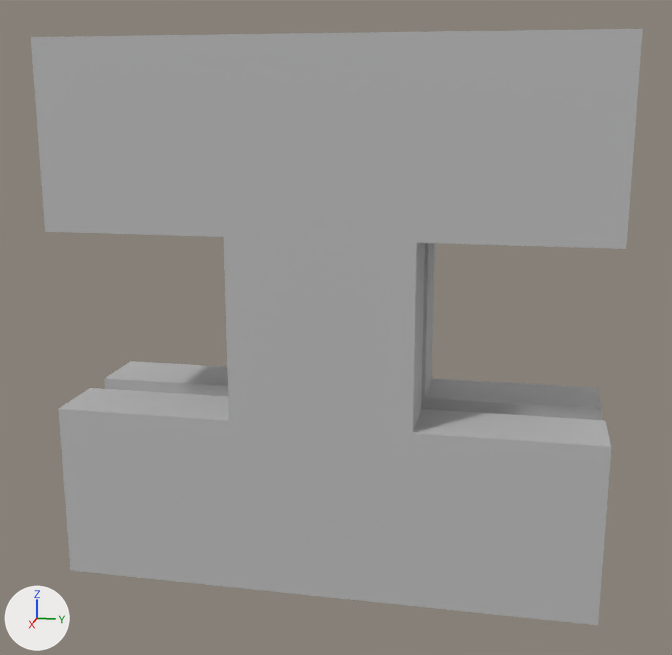
One commit to the FBX model Assets/Game Assets/IMPORTS/Levels/The_Clock/clock_gravity.fbx: the scene before it, then after it.
One viewpoint serves both versions: a camera (50 mm lens) standing at (50.9, 10.1, 11.9) and looking at (0.2, 0.0, -0.7). The axes (+X, +Y, +Z) are drawn at lower left. The lights are the same throughout. Where no turn or scale is listed for an object, it has been applied to the vertices.

The first picture shows 'clock1', 'clock2'.
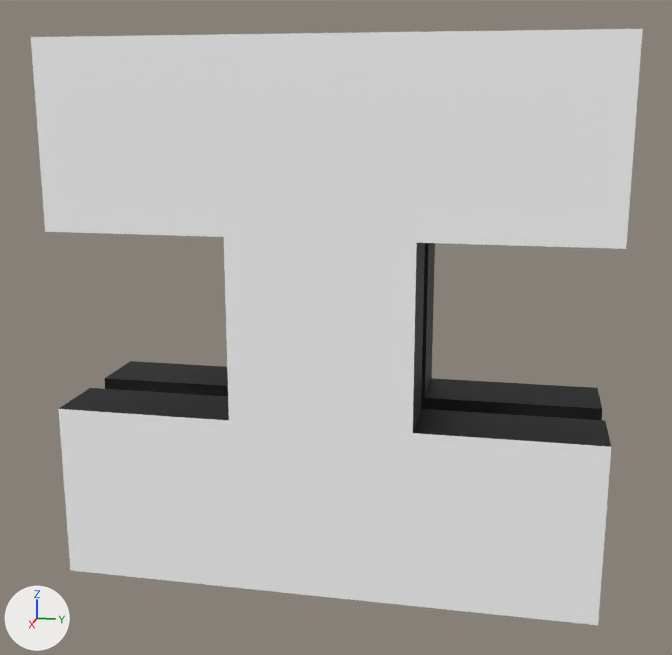
Location of each change, [x1, y1, x2, y2] in pixels of the pictures (672 x 655 px):
'clock2', recoloured, surface changed
    both: [31, 29, 643, 625]
'clock1', recoloured (grey to black)
    both: [105, 243, 602, 420]

The edits, one by one:
Picture 'black_white.png' (img_black_white_png) is new.
Material 'black_white' (mat_black_white) is new.
Its texture is img_black_white_png.
Its roughness is 0.553.
me_mesh_002 has 32 vertices, 30 faces and spans x -2.0..2.0, y -15.0..15.0, z -15.0..15.0.
me_mesh_002 is used by ob_clock2; location (3.0, 0.0, 0.0).
me_mesh_002 no longer uses material mat_phong1 (grey #bcbcbc).
me_mesh_002 part 1: texture (UV) coordinates of 30 of 30 faces, centred in x -2.0..2.0, y -15.0..15.0, z -15.0..15.0, changed; they spanned u 0.12..0.88, v 0.0..1.0 and now span u 0.0..1.0, v 0.08..0.97.
me_mesh_002 now uses material mat_black_white (picture img_black_white_png).
me_mesh has 32 vertices, 30 faces and spans x -2.0..2.0, y -15.0..15.0, z -15.0..15.0.
me_mesh no longer uses material mat_phong1 (grey #bcbcbc).
me_mesh now uses material mat_black_white (picture img_black_white_png).
